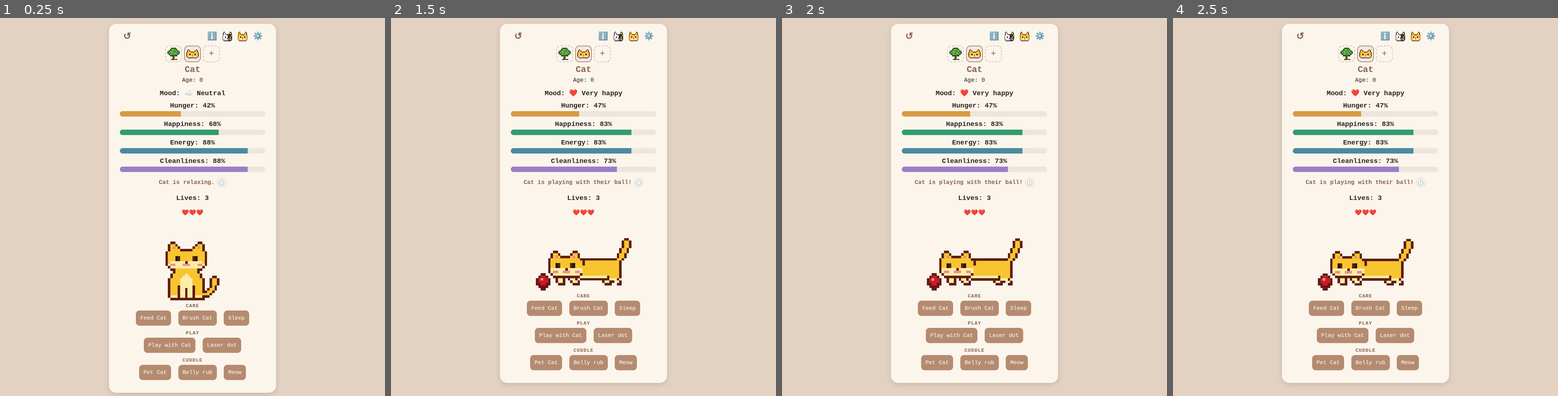
Above: before the commit, frames 1-4 (left to right).
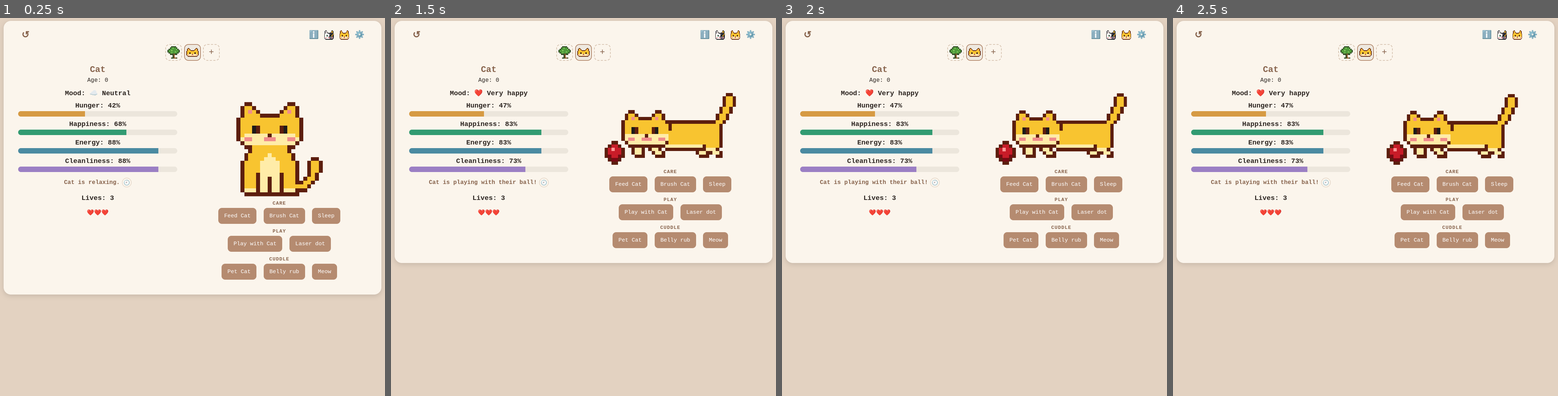
Above: after the commit, the same moments.

Repository: nannaellaraun/cat-game
Game: browser game, page index.html
Two runs of this game, one before a commit and one after it. Both use one fixed random seed, a clock stepped at 60 frames per second and the inputs below.
Inputs:
- Up to frame 1 (0.25 s): no input
- Up to frame 2 (1.5 s): click "Play with Cat" at 0.27 s; hold Right from 1.03 s (still down); tap Space at 1.1 s
- Up to frame 3 (2 s): release Right at 1.53 s; hold Left from 1.58 s (still down); tap Space at 1.6 s
- Up to frame 4 (2.5 s): tap Space at 2.1 s; release Left at 2.15 s; hold Right from 2.2 s (still down)

The runs differ from the first frame. In frame 1, 59% of the frame differs, in the area x 0-100%, y 0-100%; in frame 2, 55%; in frame 3, 55%; in frame 4, 55%.

Commit message:
Adapt the layout for phones, iPads and computers
Co-Authored-By: Claude Opus 5.5 <noreply@anthropic.com>

Diff:
--- a/index.html
+++ b/index.html
@@ -10,7 +10,7 @@
      A font is only downloaded when it's actually used. -->
 <link rel="stylesheet" href="https://fonts.googleapis.com/css2?family=DotGothic16&family=Lexend:wght@400;600&family=Pixelify+Sans:wght@400;600&display=swap">
 <!-- Bump ?v= on every update so browsers load the new files, not an old saved copy -->
-<link rel="stylesheet" href="style.css?v=20261106-18">
+<link rel="stylesheet" href="style.css?v=20261106-19">
 </head>
 <body>
 <!-- Texts marked data-i18n (and data-i18n-label/-title/-alt) are filled in from i18n.js and lang/*.js -->
@@ -32,6 +32,8 @@
 
   <!-- Shown while the cat still has lives -->
   <section id="playing-view">
+    <!-- On a computer these two sides sit next to each other; on a phone they stack -->
+    <div class="info-side">
     <h1 id="cat-name">Cat</h1>
     <p class="age" data-i18n="age"></p>
     <p id="birthday-line" class="birthday-line" data-i18n="birthday" hidden></p>
@@ -63,7 +65,9 @@
     <h3><span data-i18n="lives"></span>: <span id="lives-value"></span></h3>
     <p id="hearts"></p>
     <p id="health" class="health" hidden></p>
-
+    </div>
+
+    <div class="play-side">
     <div id="cat-pictures">
       <img id="cat-image" data-i18n-alt="cat.alt">
       <img id="friend-image" alt="" hidden>
@@ -89,6 +93,7 @@
         <button data-action="bellyRub" data-i18n="btn.bellyRub"></button>
         <button data-action="meow" data-i18n="btn.meow"></button>
       </section>
+    </div>
     </div>
   </section>
 
@@ -334,19 +339,19 @@
   </dialog>
 
 </div>
-<script src="sprites.js?v=20261106-18"></script>
-<script src="sound.js?v=20261106-18"></script>
-<script src="i18n.js?v=20261106-18"></script>
-<script src="lang/da.js?v=20261106-18"></script>
-<script src="lang/de.js?v=20261106-18"></script>
-<script src="lang/ru.js?v=20261106-18"></script>
-<script src="lang/es.js?v=20261106-18"></script>
-<script src="lang/fi.js?v=20261106-18"></script>
-<script src="lang/it.js?v=20261106-18"></script>
-<script src="lang/fr.js?v=20261106-18"></script>
-<script src="lang/zh.js?v=20261106-18"></script>
-<script src="lang/ja.js?v=20261106-18"></script>
-<script src="lang/ko.js?v=20261106-18"></script>
-<script src="game.js?v=20261106-18"></script>
+<script src="sprites.js?v=20261106-19"></script>
+<script src="sound.js?v=20261106-19"></script>
+<script src="i18n.js?v=20261106-19"></script>
+<script src="lang/da.js?v=20261106-19"></script>
+<script src="lang/de.js?v=20261106-19"></script>
+<script src="lang/ru.js?v=20261106-19"></script>
+<script src="lang/es.js?v=20261106-19"></script>
+<script src="lang/fi.js?v=20261106-19"></script>
+<script src="lang/it.js?v=20261106-19"></script>
+<script src="lang/fr.js?v=20261106-19"></script>
+<script src="lang/zh.js?v=20261106-19"></script>
+<script src="lang/ja.js?v=20261106-19"></script>
+<script src="lang/ko.js?v=20261106-19"></script>
+<script src="game.js?v=20261106-19"></script>
 </body>
 </html>
--- a/style.css
+++ b/style.css
@@ -835,3 +835,46 @@
 ul.relations li + li {
   margin-top: 3px;
 }
+
+/* ---------- Bigger screens ---------- */
+
+/* iPad held upright, big phones turned sideways: a wider card and a bigger cat */
+@media (min-width: 640px) {
+  .game {
+    max-width: 600px;
+    padding: 20px 40px 36px;
+  }
+  #cat-pictures {
+    zoom: 1.3;
+  }
+  .actions button {
+    padding: 13px 16px;
+  }
+}
+
+/* Computer and iPad held sideways: two columns – info on the left, the cat and buttons on the right */
+@media (min-width: 960px) {
+  body {
+    padding: 32px 24px;
+  }
+  .game {
+    max-width: 960px;
+  }
+  #playing-view:not([hidden]) {
+    display: grid;
+    grid-template-columns: minmax(0, 1fr) minmax(0, 1.1fr);
+    gap: 40px;
+    align-items: start;
+  }
+  .play-side {
+    position: sticky; /* the cat stays in view if the info side gets long */
+    top: 16px;
+    padding-top: 24px;
+  }
+  #cat-pictures {
+    zoom: 1.6;
+  }
+  .play-side .actions {
+    margin-top: 12px;
+  }
+}
